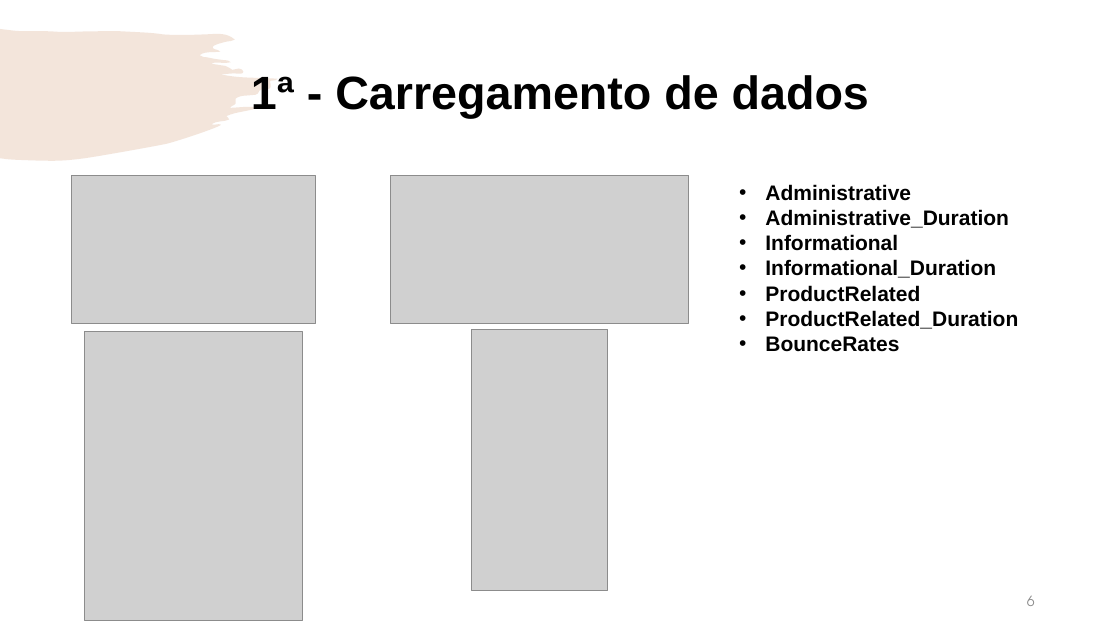
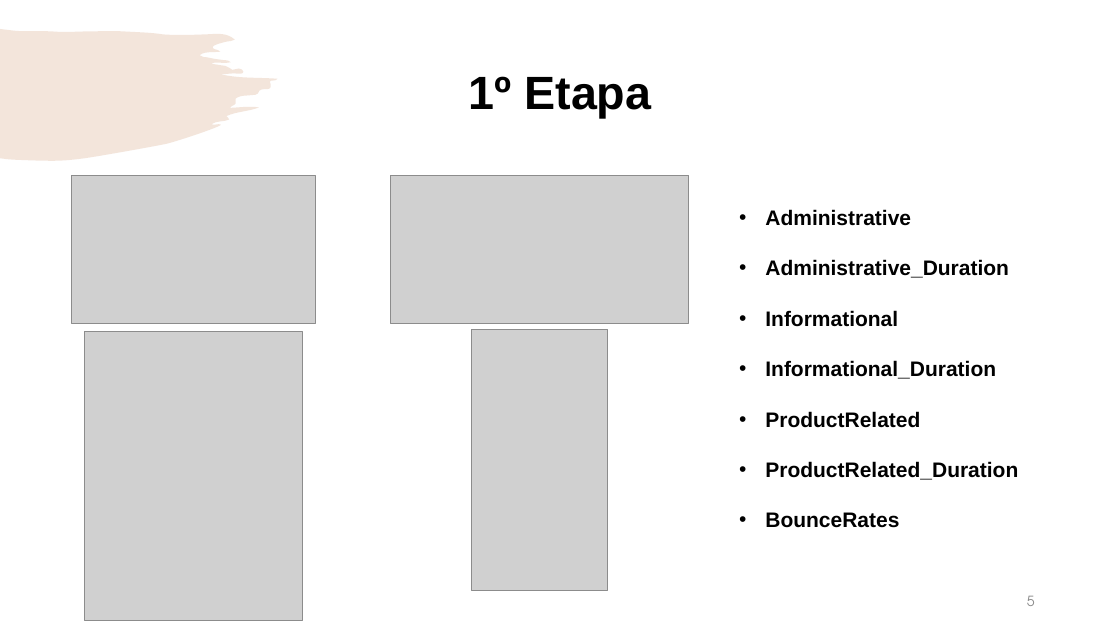
Before and after one commit to Rendrick27/Online_Shoppers_Purchasing, a slide deck: slide 5 of Main/Machine Learning.pptx (slide 6 before the commit). Drawn at 1120x630 pixels with LibreOffice and Linux fonts; fonts in the diff are those of the drawing; grey boxes stand for pictures; background and template pictures are left out. Boxes give left, top, right and bottom in pixels: in the first picture for what was removed or moved away, otherwise in the second. Text is boxed around its words. In the diff, an @@ line names an element or a change of style, - is before the commit and + after.

```diff
--- a/Main/Machine Learning.pptx
+++ b/Main/Machine Learning.pptx
@@ title at box(469, 76, 651, 118): text changed @@
-1ª - Carregamento de dados
+1º Etapa
@@ text "Administrative" at box(765, 209, 1018, 528): line spacing 1 to 2 @@
@@ page number at box(1027, 596, 1035, 606): text changed @@
-6
+5
```
Also in this commit, not shown: 2 other slides changed, 10 slides added, 6 slides removed, 1 other file.
